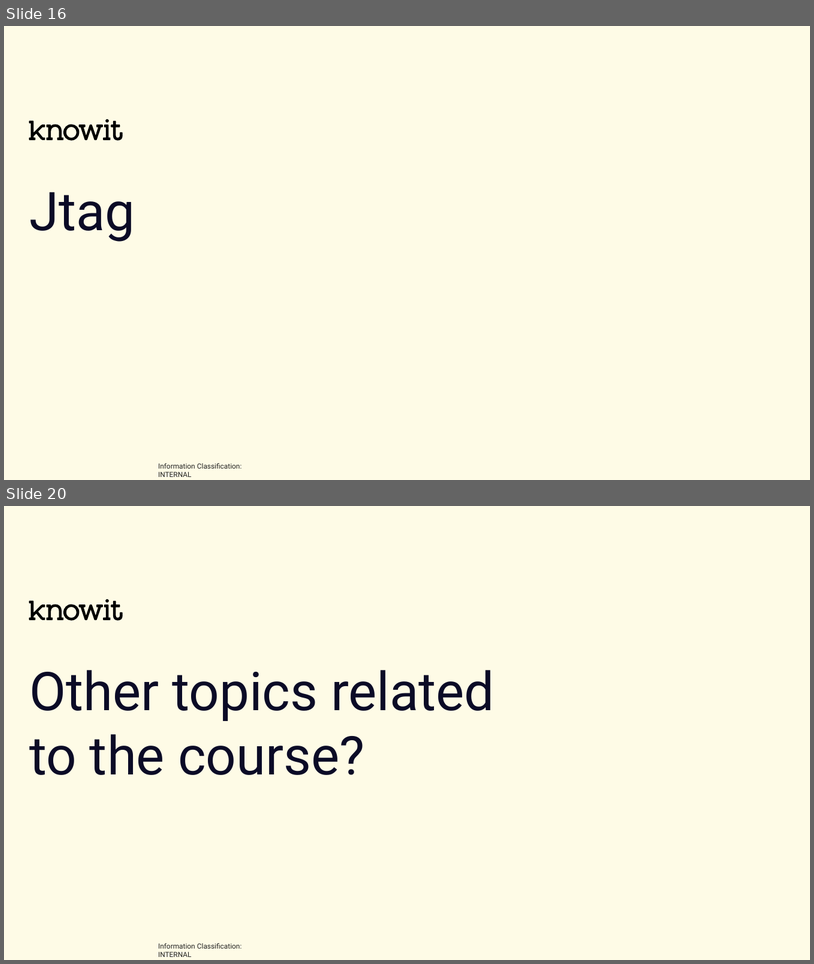
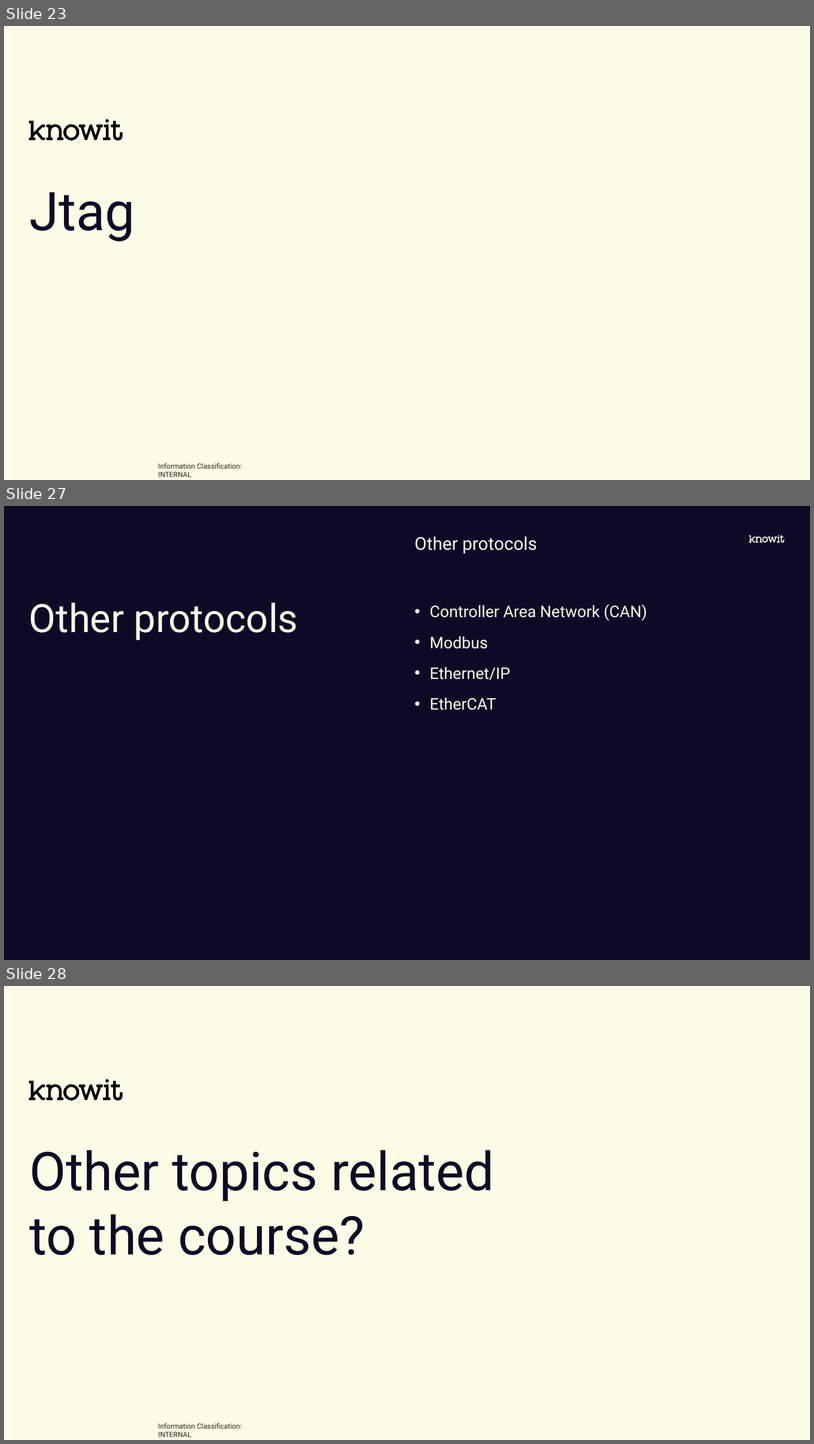
Before and after one commit to joelstr/knowit-embedded-academy, a slide deck: Communication_interfaces/Embedded academy - Communication interfaces.pptx. Shown one above the other, each under a label of ours: slides 16 and 20 before the commit, slides 23, 27 and 28 after it; the slides between them are not shown. The pictures are 814x964 and 814x1444 pixels, drawn with LibreOffice and Linux fonts; fonts in the diff are those of the drawing; background and template pictures are left out. Boxes give left, top, right and bottom in pixels: in the first picture for what was removed or moved away, otherwise in the second. Text is boxed around its words. In the diff, an @@ line names an element or a change of style, - is before the commit and + after.

```diff
--- a/Communication_interfaces/Embedded academy - Communication interfaces.pptx
+++ b/Communication_interfaces/Embedded academy - Communication interfaces.pptx
@@ slide 27 added at (4,506,810,960), background #0B0B26 @@
@@ text added at (415,536,537,553), 20 pt, text #FEFBE6 @@
+Other protocols
@@ freeform shape added at (750,535,785,543), fill #FEFBE6 @@
@@ title added at (29,603,299,640), 44 pt, text #FEFBE6 @@
+Other protocols
@@ text added at (430,604,647,710), 18 pt, text #FEFBE6 @@
+• Controller Area Network (CAN)
+• Modbus
+• Ethernet/IP
+• EtherCAT
@@ what was slide 16 is now slide 23 @@
@@ what was slide 20 is now slide 28 @@
```
Also in this commit, not shown: 3 slides changed, 9 other slides added, 1 slide removed.
